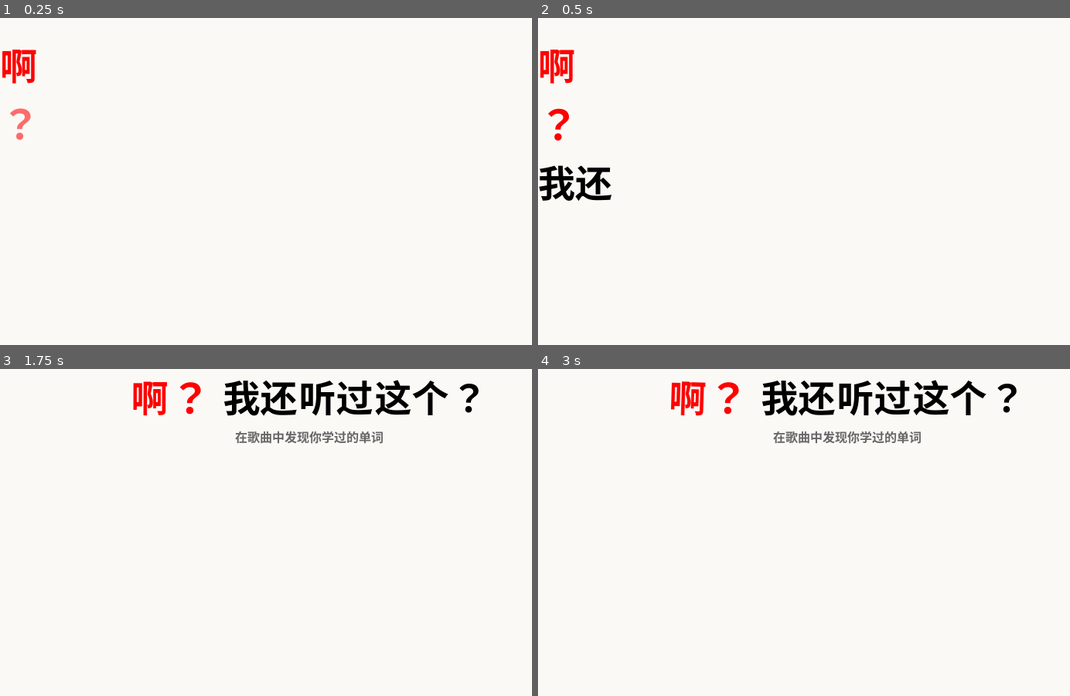
Above: before the commit, frames 1-4 (two rows, left to right).
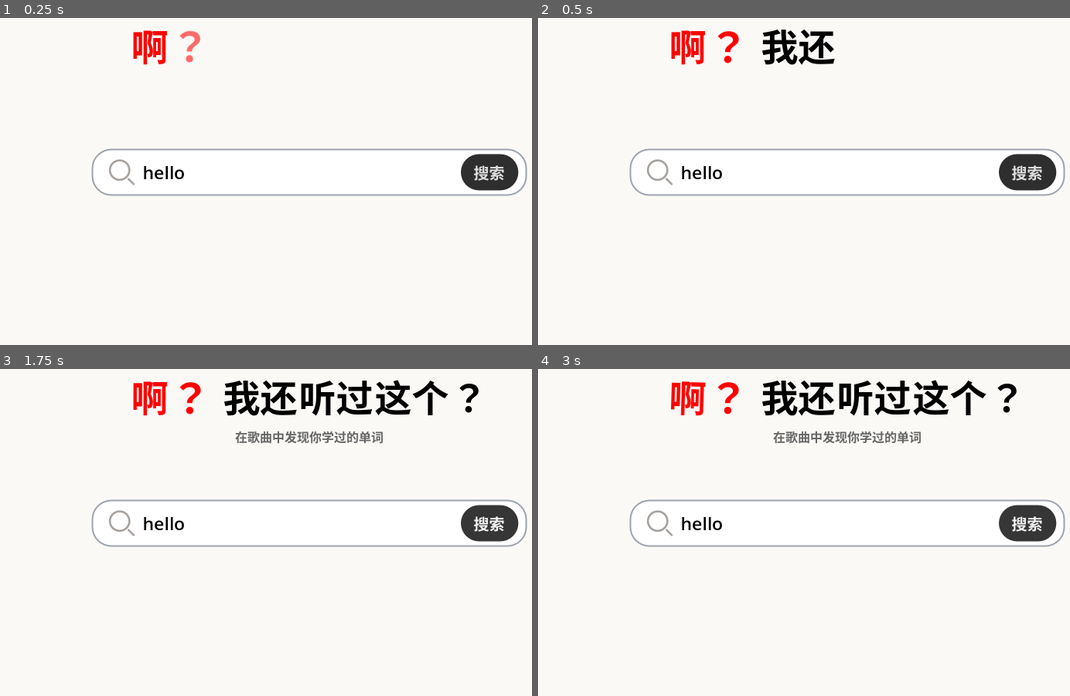
Above: after the commit, the same moments.

Repository: xingguix/wait-ive-heard-this
Game: Godot game, scene res://main.tscn
Two runs of this game, one before a commit and one after it. Both use one fixed random seed, a clock stepped at 60 frames per second and the inputs below.
Inputs (mouse positions are in pixels of both pictures, inside the frame that each line leads up to):
- Up to frame 1 (0.25 s): no input
- Up to frame 2 (0.5 s): no input
- Up to frame 3 (1.75 s): click (308, 519) at 0.52 s; click (489, 522) at 1.25 s, where only the run after the commit has a clickable "搜索"
- Up to frame 4 (3 s): click (1027, 522) at 2 s, where only the run after the commit has a clickable "搜索"; click (1027, 522) at 2.75 s, where only the run after the commit has a clickable "搜索"

The runs differ from the first frame. In frame 1, 3.7% of the frame differs, in the area x 0-100%, y 3-55%; in frame 2, 5.4%, in the area x 0-100%, y 3-56%; in frame 3, 2.4%; in frame 4, 2.4%.

Commit message:
Add search UI and refactor HTTP connector
Add a SearchBox LineEdit UI (icon, button, styles) and scripts/search_box.gd to trigger search and play returned OGG audio. Refactor connector.gd: change SERVER_IP, make HTTPClient lazy-created and reset per request, accumulate response body chunks into a buffer, parse JSON and load OGG from the full buffer, improve error handling, and add helper methods (_create_client, _reset_client, _wait_idle). Update main.tscn to wire the new UI and resources.

Diff:
--- a/connector.gd
+++ b/connector.gd
@@ -1,76 +1,109 @@
 extends Node
 
-var SERVER_IP = "127.0.0.1"
+var SERVER_IP = "120.48.7.161"
 var SERVER_PORT = 8000
-var http_client: HTTPClient
-enum Status{
+var http_client: HTTPClient = null
+
+enum Status {
 	IDLE,
 	SEARCH_WORD,
 	GET_LINE_OGG
 }
+
 var word: String = ""
 var line_id: int = 0
-var requested = false
 var current_status: Status = Status.IDLE
+var body_buffer := PackedByteArray()
 
 signal request_completed(result)
 
 # Called when the node enters the scene tree for the first time.
 func _ready() -> void:
-	http_client = HTTPClient.new()
-	var err = http_client.connect_to_host(SERVER_IP, SERVER_PORT)
-	if err != OK:
-		print("连接失败: ", err)
-		return
-	print("开始连接...")
+	pass # 延迟在请求时再创建 HTTPClient
 
 func _process(_delta: float) -> void:
+	if http_client == null:
+		return
+
 	http_client.poll()
+
 	match http_client.get_status():
 		HTTPClient.STATUS_CONNECTED:
-			if requested:
-				return
 			var error
 			match current_status:
 				Status.SEARCH_WORD:
-					error = http_client.request(HTTPClient.METHOD_GET, "/search/"+word, [])
-
+					error = http_client.request(HTTPClient.METHOD_GET, "/search/" + word, [])
 				Status.GET_LINE_OGG:
-					error = http_client.request(HTTPClient.METHOD_GET, "/get_line_ogg/"+str(line_id), [])
+					error = http_client.request(HTTPClient.METHOD_GET, "/get_line_ogg/" + str(line_id), [])
 				_:
 					error = OK
 			if error != OK:
-				push_error("出错：", error)
-			requested = true
+				push_error("请求发送失败: " + str(error))
+				_reset_client()
 
 		HTTPClient.STATUS_BODY:
 			if not http_client.has_response():
 				push_error("empty response")
+				_reset_client()
 				return
+
 			var code = http_client.get_response_code()
 			if code != 200:
-				push_error("request_failed: code="+code)
+				push_error("请求失败: code=" + str(code))
+				_reset_client()
 				return
+
 			var chunk = http_client.read_response_body_chunk()
+			if chunk.size() > 0:
+				body_buffer.append_array(chunk)
+
+			var total_len = http_client.get_response_body_length()
+			if total_len != -1 and body_buffer.size() < total_len:
+				return
+
+			# 数据收完整了
 			var result
 			match current_status:
 				Status.SEARCH_WORD:
-					result = JSON.parse_string(chunk.get_string_from_utf8())
+					result = JSON.parse_string(body_buffer.get_string_from_utf8())
 				Status.GET_LINE_OGG:
-					result = AudioStreamOggVorbis.load_from_buffer(chunk)
+					result = AudioStreamOggVorbis.load_from_buffer(body_buffer)
+
 			emit_signal("request_completed", result)
-			current_status = Status.IDLE
+			_reset_client()
 
+# 新建一个 HTTPClient 并连接
+func _create_client():
+	http_client = HTTPClient.new()
+	var err = http_client.connect_to_host(SERVER_IP, SERVER_PORT)
+	if err != OK:
+		push_error("连接失败: " + str(err))
+		http_client = null
+		return false
+	body_buffer.clear()
+	return true
+
+func _reset_client():
+	current_status = Status.IDLE
+	body_buffer.clear()
+	if http_client:
+		http_client.close()
+		http_client = null
+
+# 公共请求接口
 func search_word(new_word: String):
-	while current_status != Status.IDLE:
-		await create_tween().tween_interval(0.1).finished
+	await _wait_idle()
 	word = new_word
 	current_status = Status.SEARCH_WORD
-	requested = false
+	_create_client()
 
 func get_line_ogg(new_line_id: int):
-	while current_status != Status.IDLE:
-		await create_tween().tween_interval(0.1).finished
+	await _wait_idle()
 	line_id = new_line_id
 	current_status = Status.GET_LINE_OGG
-	requested = false
+	_create_client()
+
+# 等待上一个请求完成
+func _wait_idle() -> void:
+	while current_status != Status.IDLE:
+		await create_tween().tween_interval(0.05).finished
--- a/main.tscn
+++ b/main.tscn
@@ -4,6 +4,44 @@
 [ext_resource type="Script" uid="uid://bhkyjxpjn11px" path="res://scripts/title_h_box_animation.gd" id="2_0xm2m"]
 [ext_resource type="Script" uid="uid://0p3huy8pbl4u" path="res://scripts/title_v_box.gd" id="2_h2yge"]
 [ext_resource type="Script" uid="uid://b03tvs7f1n4v0" path="res://scripts/啊.gd" id="4_1bvp3"]
+[ext_resource type="Script" uid="uid://dt4ko40owkmrv" path="res://scripts/search_box.gd" id="5_7mycd"]
+[ext_resource type="Texture2D" uid="uid://cyph6mjinq3a8" path="res://resources/search.svg" id="5_lquwl"]
+
+[sub_resource type="StyleBoxEmpty" id="StyleBoxEmpty_lquwl"]
+
+[sub_resource type="StyleBoxFlat" id="StyleBoxFlat_1bvp3"]
+content_margin_left = 132.0
+bg_color = Color(1, 1, 1, 1)
+border_width_left = 4
+border_width_top = 4
+border_width_right = 4
+border_width_bottom = 4
+border_color = Color(0.6117647, 0.6392157, 0.6862745, 1)
+corner_radius_top_left = 50
+corner_radius_top_right = 50
+corner_radius_bottom_right = 50
+corner_radius_bottom_left = 50
+
+[sub_resource type="StyleBoxFlat" id="StyleBoxFlat_7mycd"]
+bg_color = Color(0.18000486, 0.1800049, 0.18000478, 1)
+corner_radius_top_left = 64
+corner_radius_top_right = 64
+corner_radius_bottom_right = 64
+corner_radius_bottom_left = 64
+
+[sub_resource type="StyleBoxFlat" id="StyleBoxFlat_lquwl"]
+bg_color = Color(0.29954746, 0.29954746, 0.29954743, 1)
+corner_radius_top_left = 64
+corner_radius_top_right = 64
+corner_radius_bottom_right = 64
+corner_radius_bottom_left = 64
+
+[sub_resource type="StyleBoxFlat" id="StyleBoxFlat_272bh"]
+bg_color = Color(0.21230483, 0.21230483, 0.21230483, 1)
+corner_radius_top_left = 64
+corner_radius_top_right = 64
+corner_radius_bottom_right = 64
+corner_radius_bottom_left = 64
 
 [node name="Control" type="Control" unique_id=661203023]
 layout_mode = 3
@@ -13,6 +51,7 @@
 grow_horizontal = 2
 grow_vertical = 2
 script = ExtResource("1_ig7tw")
+metadata/_edit_lock_ = true
 
 [node name="AudioStreamPlayer" type="AudioStreamPlayer" parent="." unique_id=1721560143]
 
@@ -24,69 +63,130 @@
 grow_horizontal = 2
 grow_vertical = 2
 color = Color(0.98039216, 0.9764706, 0.9647059, 1)
+metadata/_edit_lock_ = true
 
-[node name="VBoxContainer" type="VBoxContainer" parent="." unique_id=1888842455]
+[node name="BackgroundButton" type="Button" parent="." unique_id=1281082494]
 layout_mode = 1
-anchors_preset = 14
-anchor_top = 0.5
+anchors_preset = 15
 anchor_right = 1.0
-anchor_bottom = 0.5
-offset_top = -400.0
-offset_bottom = 400.0
+anchor_bottom = 1.0
 grow_horizontal = 2
 grow_vertical = 2
+theme_override_styles/normal = SubResource("StyleBoxEmpty_lquwl")
+theme_override_styles/pressed = SubResource("StyleBoxEmpty_lquwl")
+theme_override_styles/hover = SubResource("StyleBoxEmpty_lquwl")
+theme_override_styles/disabled = SubResource("StyleBoxEmpty_lquwl")
+theme_override_styles/focus = SubResource("StyleBoxEmpty_lquwl")
+metadata/_edit_lock_ = true
 
-[node name="TitleVBox" type="VBoxContainer" parent="VBoxContainer" unique_id=938291940]
-layout_mode = 2
+[node name="TitleVBox" type="VBoxContainer" parent="." unique_id=938291940]
+layout_mode = 0
+offset_top = 100.0
+offset_right = 1600.0
+offset_bottom = 295.0
 alignment = 1
 script = ExtResource("2_h2yge")
 
-[node name="TitleHBox" type="HBoxContainer" parent="VBoxContainer/TitleVBox" unique_id=1910254666]
+[node name="TitleHBox" type="HBoxContainer" parent="TitleVBox" unique_id=1910254666]
 layout_mode = 2
 alignment = 1
 script = ExtResource("2_0xm2m")
 
-[node name="啊" type="Label" parent="VBoxContainer/TitleVBox/TitleHBox" unique_id=634512641]
+[node name="啊" type="Label" parent="TitleVBox/TitleHBox" unique_id=634512641]
 layout_mode = 2
 theme_override_colors/font_color = Color(1, 0, 0, 1)
 theme_override_font_sizes/font_size = 96
 text = "啊"
 script = ExtResource("4_1bvp3")
 
-[node name="问号Red" type="Label" parent="VBoxContainer/TitleVBox/TitleHBox" unique_id=1333914937]
+[node name="问号Red" type="Label" parent="TitleVBox/TitleHBox" unique_id=1333914937]
 layout_mode = 2
 theme_override_colors/font_color = Color(1, 0, 0, 1)
 theme_override_font_sizes/font_size = 106
 text = "？ "
 
-[node name="我还" type="Label" parent="VBoxContainer/TitleVBox/TitleHBox" unique_id=765756979]
+[node name="我还" type="Label" parent="TitleVBox/TitleHBox" unique_id=765756979]
 layout_mode = 2
 theme_override_colors/font_color = Color(0, 0, 0, 1)
 theme_override_font_sizes/font_size = 96
 text = "我还"
 
-[node name="听过" type="Label" parent="VBoxContainer/TitleVBox/TitleHBox" unique_id=1854720514]
+[node name="听过" type="Label" parent="TitleVBox/TitleHBox" unique_id=1854720514]
 layout_mode = 2
 theme_override_colors/font_color = Color(0, 0, 0, 1)
 theme_override_font_sizes/font_size = 96
 text = "听过"
 
-[node name="这个" type="Label" parent="VBoxContainer/TitleVBox/TitleHBox" unique_id=91641805]
+[node name="这个" type="Label" parent="TitleVBox/TitleHBox" unique_id=91641805]
 layout_mode = 2
 theme_override_colors/font_color = Color(0, 0, 0, 1)
 theme_override_font_sizes/font_size = 96
 text = "这个"
 
-[node name="问号Black" type="Label" parent="VBoxContainer/TitleVBox/TitleHBox" unique_id=1758104425]
+[node name="问号Black" type="Label" parent="TitleVBox/TitleHBox" unique_id=1758104425]
 layout_mode = 2
 theme_override_colors/font_color = Color(0, 0, 0, 1)
 theme_override_font_sizes/font_size = 96
 text = "？"
 
-[node name="在歌曲中" type="Label" parent="VBoxContainer/TitleVBox" unique_id=2129481661]
+[node name="在歌曲中" type="Label" parent="TitleVBox" unique_id=2129481661]
 layout_mode = 2
 theme_override_colors/font_color = Color(0.4, 0.4, 0.4, 1)
 theme_override_font_sizes/font_size = 32
 text = "在歌曲中发现你学过的单词"
 horizontal_alignment = 1
 vertical_alignment = 1
+
+[node name="SearchBox" type="LineEdit" parent="." unique_id=572458865]
+layout_mode = 1
+anchors_preset = 14
+anchor_top = 0.5
+anchor_right = 1.0
+anchor_bottom = 0.5
+offset_left = 237.0
+offset_top = -53.0
+offset_right = -237.0
+offset_bottom = 69.0
+grow_horizontal = 2
+grow_vertical = 2
+theme_override_colors/font_color = Color(0, 0, 0, 1)
+theme_override_colors/caret_color = Color(0.14406246, 0.14406252, 0.14406297, 1)
+theme_override_font_sizes/font_size = 46
+theme_override_styles/normal = SubResource("StyleBoxFlat_1bvp3")
+theme_override_styles/focus = SubResource("StyleBoxFlat_1bvp3")
+text = "hello"
+script = ExtResource("5_7mycd")
+
+[node name="TextureRect" type="TextureRect" parent="SearchBox" unique_id=1162499073]
+layout_mode = 1
+anchors_preset = 9
+anchor_bottom = 1.0
+offset_left = 17.0
+offset_top = 18.0
+offset_right = 139.0
+offset_bottom = -18.0
+grow_vertical = 2
+texture = ExtResource("5_lquwl")
+expand_mode = 3
+stretch_mode = 5
+
+[node name="Button" type="Button" parent="SearchBox" unique_id=1062035100]
+layout_mode = 1
+anchors_preset = 11
+anchor_left = 1.0
+anchor_right = 1.0
+anchor_bottom = 1.0
+offset_left = -170.85248
+offset_top = 14.0
+offset_right = -22.147583
+offset_bottom = -14.0
+grow_horizontal = 0
+grow_vertical = 2
+theme_override_font_sizes/font_size = 40
+theme_override_styles/normal = SubResource("StyleBoxFlat_7mycd")
+theme_override_styles/pressed = SubResource("StyleBoxFlat_lquwl")
+theme_override_styles/hover = SubResource("StyleBoxFlat_272bh")
+text = "搜索"
+
+[connection signal="text_submitted" from="SearchBox" to="SearchBox" method="_on_text_submitted"]
+[connection signal="pressed" from="SearchBox/Button" to="SearchBox" method="_on_button_pressed"]
--- /dev/null
+++ b/scripts/search_box.gd
@@ -0,0 +1,20 @@
+extends LineEdit
+
+
+
+func _on_text_submitted(new_text: String) -> void:
+	search(new_text)
+
+func _on_button_pressed() -> void:
+	search(self.text)
+
+func search(value: String) -> void:
+	Connector.search_word(value)
+	var result = await Connector.request_completed
+	if len(result) <= 0:
+		return
+	Connector.get_line_ogg(int(result[0]["line_id"]))
+	var result2 = await Connector.request_completed
+	var audio_player: AudioStreamPlayer = $"../AudioStreamPlayer"
+	audio_player.stream = result2
+	audio_player.play()
Not shown, added: scripts/search_box.gd.uid
